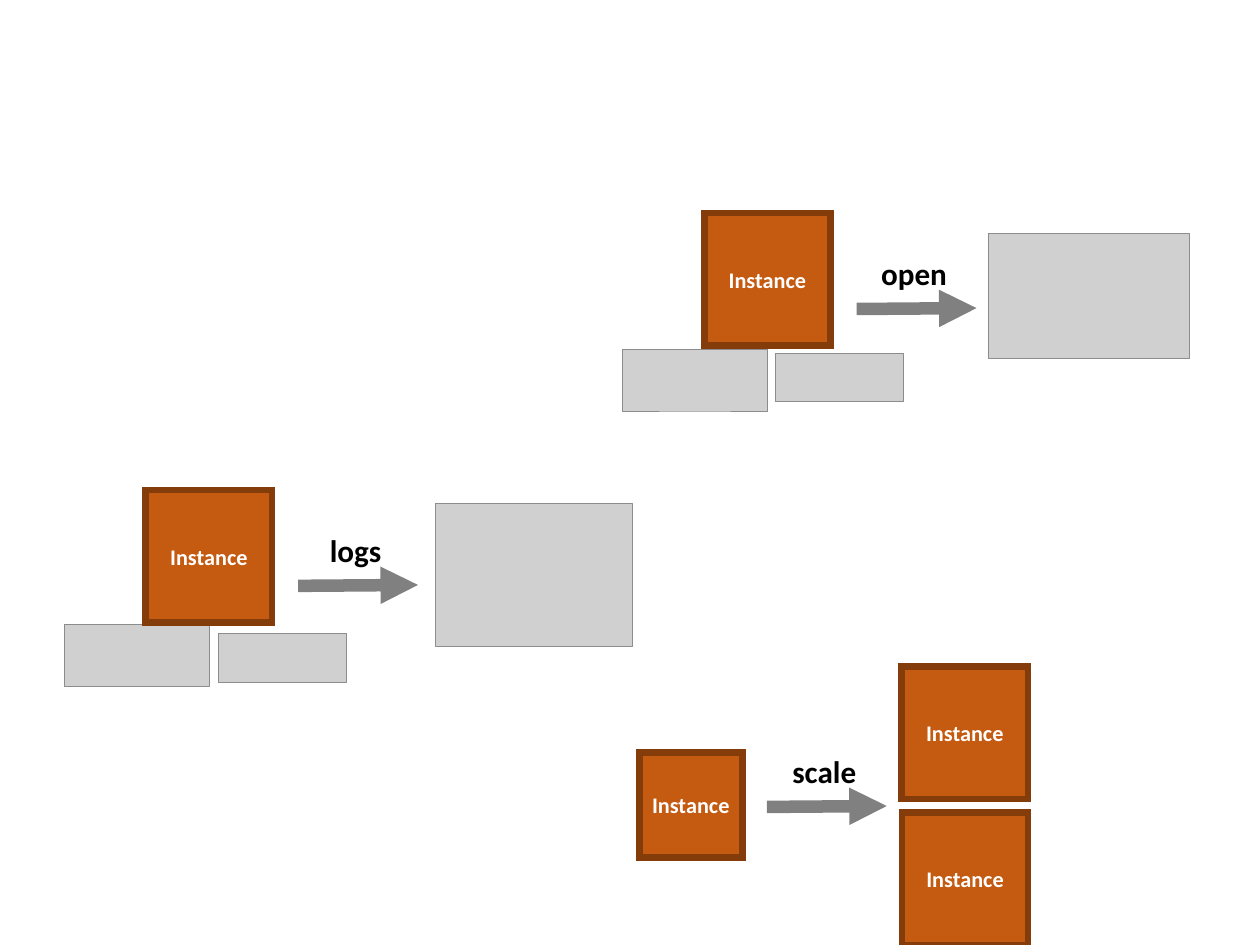
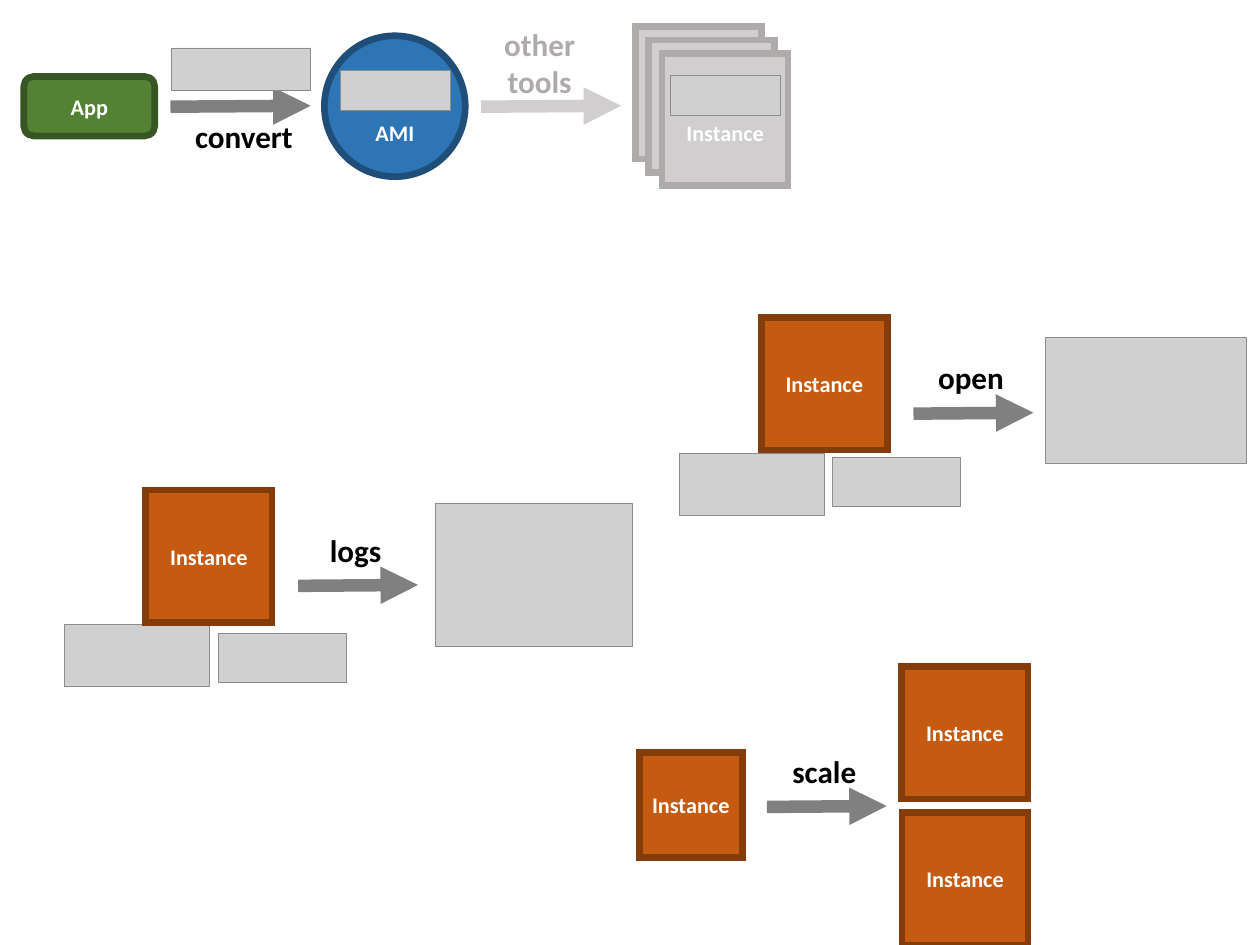
Before and after one commit to flyway/boxfuse.com, a slide deck: slide 16 of _sources/GettingStarted.pptx. Drawn at 1260x945 pixels with LibreOffice and Linux fonts; fonts in the diff are those of the drawing; grey boxes stand for pictures. Boxes give left, top, right and bottom in pixels: in the first picture for what was removed or moved away, otherwise in the second. Text is boxed around its words. In the diff, an @@ line names an element or a change of style, - is before the commit and + after.

Commit message:
Added Boxfuse Convert blog post

```diff
--- a/_sources/GettingStarted.pptx
+++ b/_sources/GettingStarted.pptx
@@ rectangle added at bbox=[635, 26, 762, 159], fill #D0CECE, outline #AFABAB 6 pt, 20 pt, text #FFFFFF, bold @@
+Instance
@@ picture added at bbox=[171, 48, 310, 91] @@
@@ ellipse added at bbox=[324, 36, 465, 177], fill #2E75B6, outline #1F4E79 6 pt, 20 pt, text #FFFFFF, bold @@
+AMI
@@ text added at bbox=[504, 34, 575, 101], 28 pt, text #AFABAB, bold @@
+other
+tools
@@ rectangle added at bbox=[649, 40, 775, 173], fill #D0CECE, outline #AFABAB 6 pt, 20 pt, text #FFFFFF, bold @@
+Instance
@@ rectangle added at bbox=[662, 54, 788, 186], fill #D0CECE, outline #AFABAB 6 pt, 20 pt, text #FFFFFF, bold @@
+Instance
@@ rounded rectangle added at bbox=[24, 77, 155, 136], fill #548235, outline #385723 6 pt @@
@@ picture added at bbox=[341, 70, 450, 111] @@
@@ picture added at bbox=[670, 75, 780, 116] @@
@@ text added at bbox=[71, 100, 108, 119], 20 pt, text #FFFFFF, bold @@
+App
@@ arrow added from (170, 106) to (310, 106), #808080 11.25 pt @@
@@ arrow added from (481, 106) to (621, 106), #D0CECE 11.25 pt @@
@@ text added at bbox=[195, 122, 293, 149], 28 pt, text #000000, bold @@
+convert
@@ text "open": place and size @@
-text "open" at bbox=[881, 269, 947, 293]
+text "open" at bbox=[938, 373, 1004, 397]
@@ 3 pictures, 1 rectangle, 1 arrow: place and size @@
-3 pictures, 1 rectangle, 1 arrow at bbox=[622, 213, 1190, 411]
+3 pictures, 1 rectangle, 1 arrow at bbox=[679, 318, 1246, 515]
```
Also in this commit, not shown: 2 other slides changed, 9 other files.
